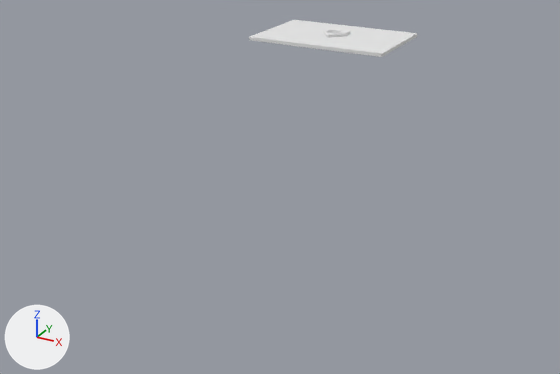
The Blender file _GFX_source/ouija_board_1.blend, before and after one commit.
Both versions are drawn from a camera (50 mm lens) standing at (0.923, -1.996, 0.5) and looking at (0.004, -0.325, -0.335). Arrows for +X, +Y and +Z are at lower left; the lights stay in place.

Names of what the first picture shows: 'ouija_board'.
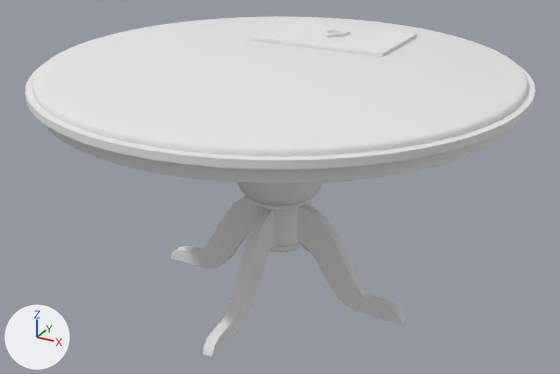
The newer file is also turned or shifted as a whole; pictures and numbers use the older file's frame.

Changed parts and their boxes [x1, y1, x2, y2] in the pictures (560 x 374 px):
'round_table', added
    after: [25, 16, 536, 357]

The change, as a list of edits to the scene's bpy script:
```text
Add me_cylinder_001:
    me_cylinder_001.from_pydata(...)  # 2691 vertices, 2327 faces; spans x -0.617..0.617, y -0.617..0.617, z 0.0..0.65
    me_cylinder_001.materials.append(mat_matcap)  # white #e7e7e7
Add ob_round_table:
    ob_round_table = bpy.data.objects.new('round_table', me_cylinder_001)
    ob_round_table.location = (0.0, -0.317, -0.65)
```
